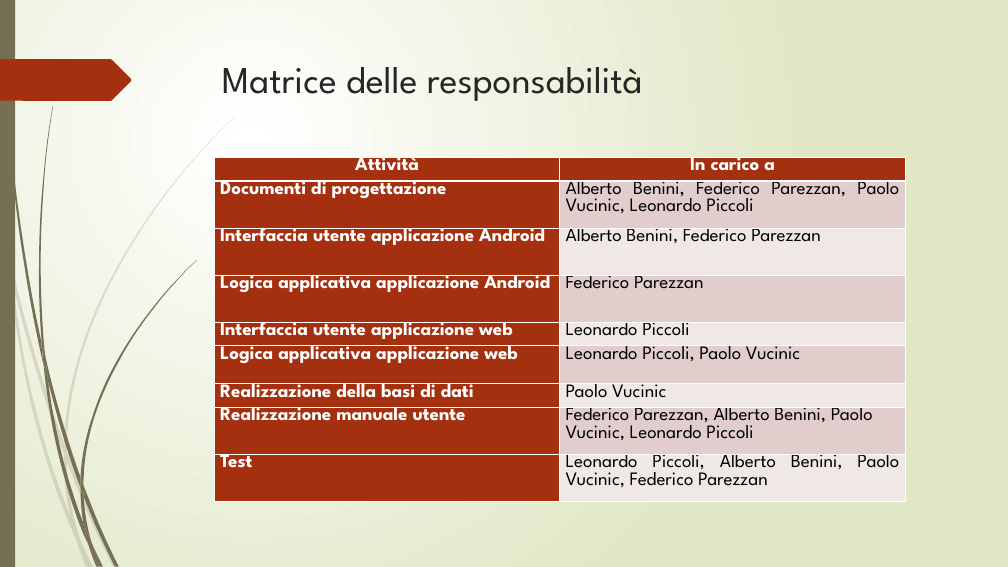
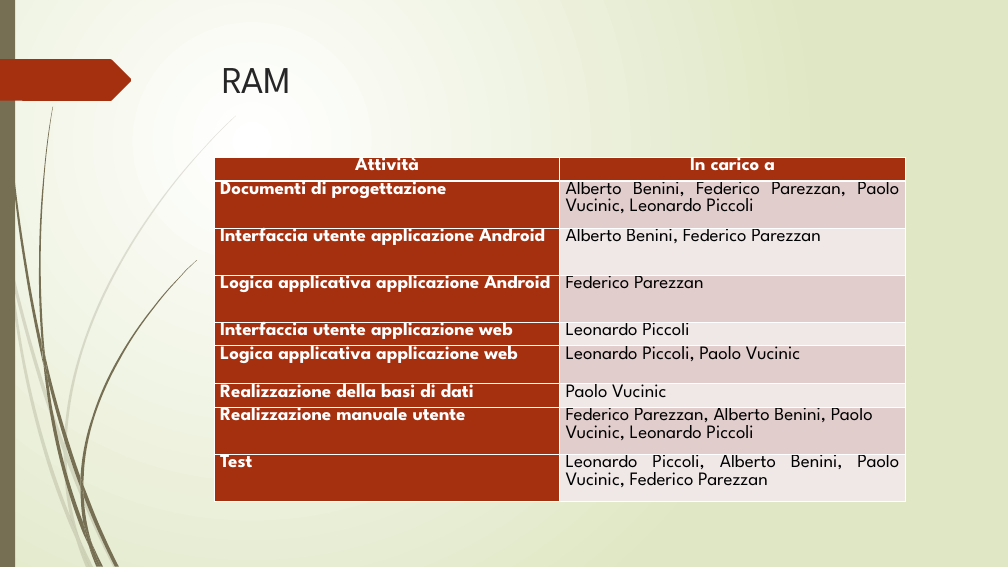
Before and after one commit to lpleo/Ingegneria_Software_2014, a slide deck: slide 38 of Slide/slide_FINALI.pptx (slide 39 before the commit). Drawn at 1008x567 pixels with LibreOffice and Linux fonts; fonts in the diff are those of the drawing. Boxes give left, top, right and bottom in pixels: in the first picture for what was removed or moved away, otherwise in the second. Text is boxed around its words. In the diff, an @@ line names an element or a change of style, - is before the commit and + after.

```diff
--- a/Slide/slide_FINALI.pptx
+++ b/Slide/slide_FINALI.pptx
@@ title at bbox=[222, 68, 291, 93]: text changed @@
-Matrice delle responsabilità
+RAM
```
Also in this commit, not shown: 4 other slides changed, 3 slides removed, 7 other files.
